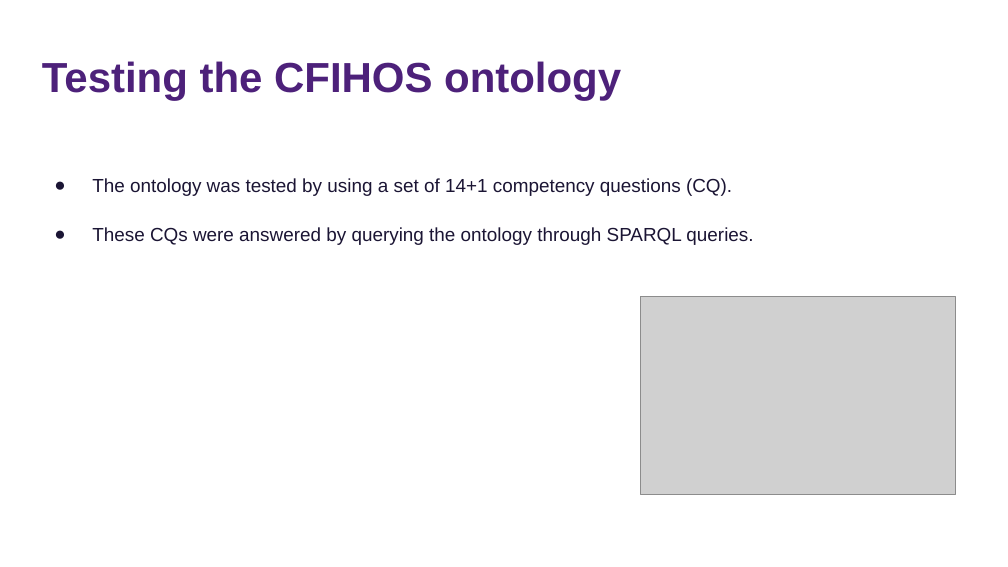
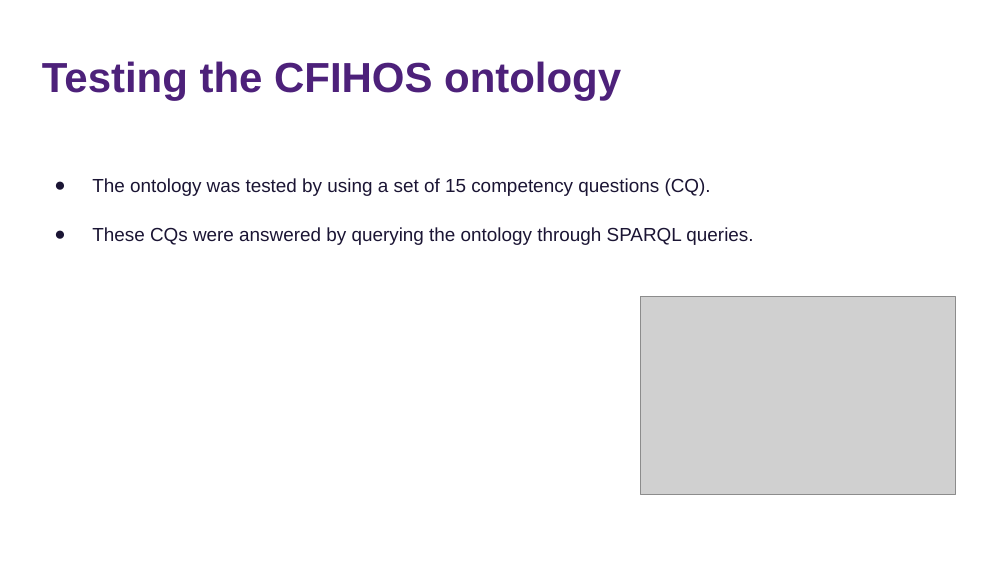
Before and after one commit to tecnomod-um/cfihos, a slide deck: slide 26 of docs/cfihos-ontology.pptx (slide 28 before the commit). Drawn at 1008x567 pixels with LibreOffice and Linux fonts; fonts in the diff are those of the drawing; grey boxes stand for pictures. Boxes give left, top, right and bottom in pixels: in the first picture for what was removed or moved away, otherwise in the second. Text is boxed around its words. In the diff, an @@ line names an element or a change of style, - is before the commit and + after.

```diff
--- a/docs/cfihos-ontology.pptx
+++ b/docs/cfihos-ontology.pptx
@@ text at (92,178,711,196): text changed @@
-● The ontology was tested by using a set of 14+1 competency questions (CQ).
+● The ontology was tested by using a set of 15 competency questions (CQ).
```
Also in this commit, not shown: 20 other slides changed, 2 slides added, 5 slides removed, 1 other file.
